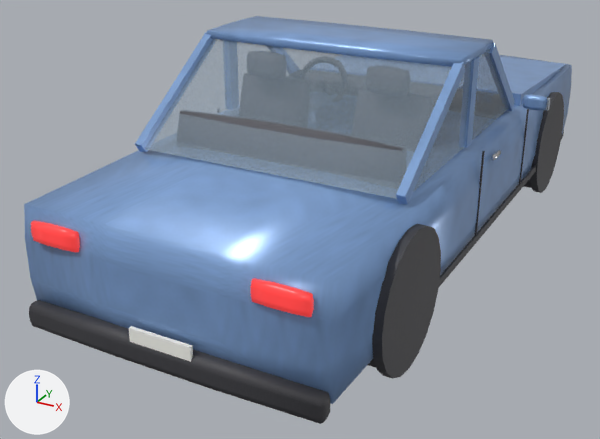
One commit to the glTF model models/sedan.glb: the scene before it, then after it.
One viewpoint serves both versions: a camera (50 mm lens) standing at (2.2, -4.91, 1.69) and looking at (-0.27, -0.42, -0.56). Arrows for +X, +Y and +Z are at lower left; the lights stay in place. The picture after the commit comes second. Where no turn or scale is listed for an object, it has been applied to the vertices. Vertices at exactly the same position are counted once.

Names of what the first picture shows: 'sedan_body'.
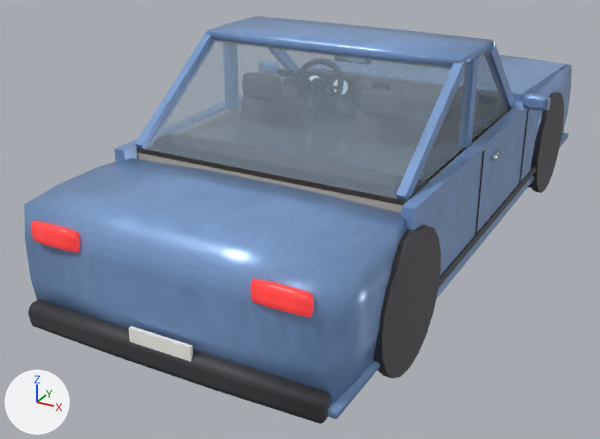
Patch to the scene script:
```diff
--- a/models/sedan.glb.py
+++ b/models/sedan.glb.py
@@ mat_knob @@
+mat_knob = bpy.data.materials.new('knob')
+# colours: dark grey #3f3f3f
+# uses the picture img_brushed
@@ mat_carpet @@
+mat_carpet = bpy.data.materials.new('carpet')
+# colours: dark grey #616165
+# uses the picture img_noise
@@ me_sedan @@
-me_sedan.from_pydata(...)  # 2304 vertices, 4284 faces; spans x -1.09..1.09, y -2.3..2.3, z -0.75..0.7
+me_sedan.from_pydata(...)  # 3083 vertices, 5674 faces; spans x -1.09..1.09, y -2.3..2.3, z -0.75..0.7
+# me_sedan part 1: a new loose piece, a box spanning x -0.92..-0.85, y -1.45..0.9, z -0.515..0.145, in mat_paint
+# me_sedan part 2: a new loose piece, a box spanning x 0.85..0.92, y -1.45..0.9, z -0.515..0.145, in mat_paint
+# me_sedan part 3: a new loose piece, a box spanning x 0.82..0.85, y -1.3..0.75, z -0.485..0.115, in mat_interior (light grey #c4bfb8)
+# me_sedan part 4: the loose piece of 56 vertices spanning x -0.72..0.72, y -1.2..-1.02, z -0.17..0.32 is moved by (0.0, -0.08, -0.13)
+# me_sedan part 5: the loose piece of 56 vertices spanning x -0.8..0.8, y 0.28..0.58, z 0.0..0.22 is copied, and the copy is scaled about its middle by (1.02, 1.42, 1.18), then moved by (0.0, 0.02, -0.03); it spans x -0.81..0.81, y 0.24..0.66, z -0.05..0.22
+# me_sedan part 6: 8 vertices moved from x -0.92..0.92, y 0.75, z -0.33..0.14 to x -0.92..0.92, y 1.77, z -0.33..0.14; 12 vertices removed from x -0.92..0.92, y -0.75..0.75, z -0.53..0.14; 535 vertices added at x -0.92..0.92, y -2.25..2.25, z -0.56..0.56
+# other edits to the shape of me_sedan do not show in these pictures
 me_sedan.materials.append(mat_paint)
@@ me_sedan @@
 me_sedan.materials.append(mat_dash_plastic)
+me_sedan.materials.append(mat_interior)  # light grey #c4bfb8
+me_sedan.materials.append(mat_carpet)
+me_sedan.materials.append(mat_headliner)  # white #e5e2dd
+me_sedan.materials.append(mat_cluster)  # dark grey #3f3f45
+me_sedan.materials.append(mat_dial)  # white #f9f9f3, glowing greyish blue #95aabc
+me_sedan.materials.append(mat_needle)  # orange #ff9559, glowing orange #e78650
+me_sedan.materials.append(mat_radio_screen)  # blue #7cbcf3, glowing blue #6195c2
+me_sedan.materials.append(mat_knob)
```

What differs and where, as boxes [x1, y1, x2, y2] in the pictures (600 x 439 px; the box of a moved part takes in the faces that stretch with it):
part 1 of me_sedan, added
    after: [114, 139, 138, 161]
part 2 of me_sedan, added
    after: [401, 93, 538, 292]
part 3 of me_sedan, added (mostly hidden)
    after: [429, 111, 509, 182]
part 4 of me_sedan, moved or reshaped (not visible afterwards)
    before: [180, 111, 403, 151]
part 5 of me_sedan, added (mostly hidden)
    after: [477, 110, 508, 137]
part 6 of me_sedan, built on
    before: [26, 104, 568, 403]
    after: [26, 64, 569, 419]
